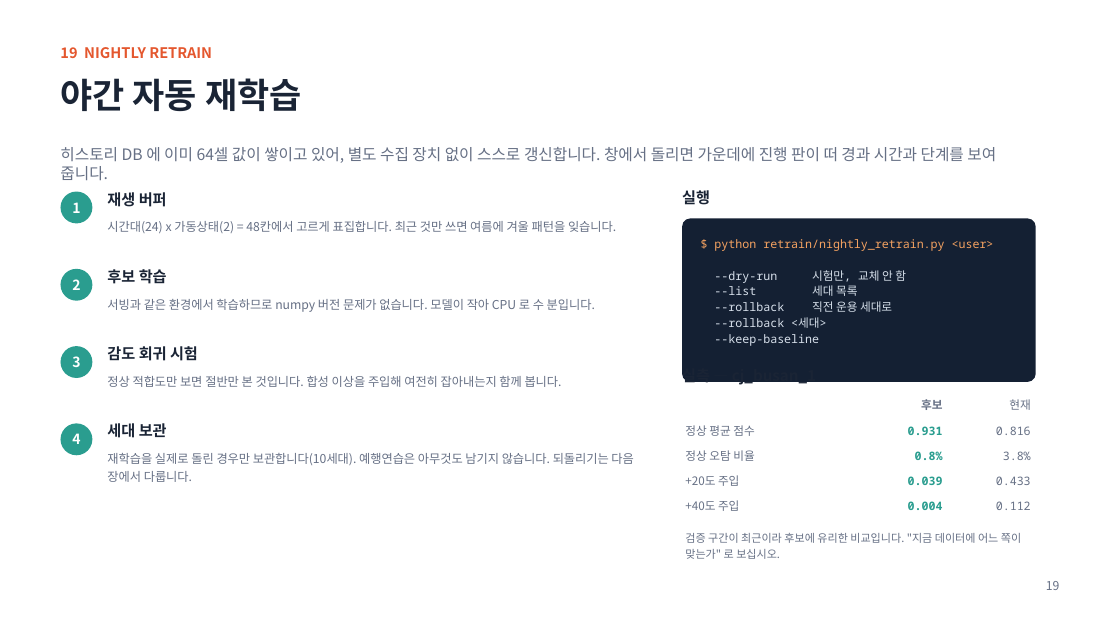
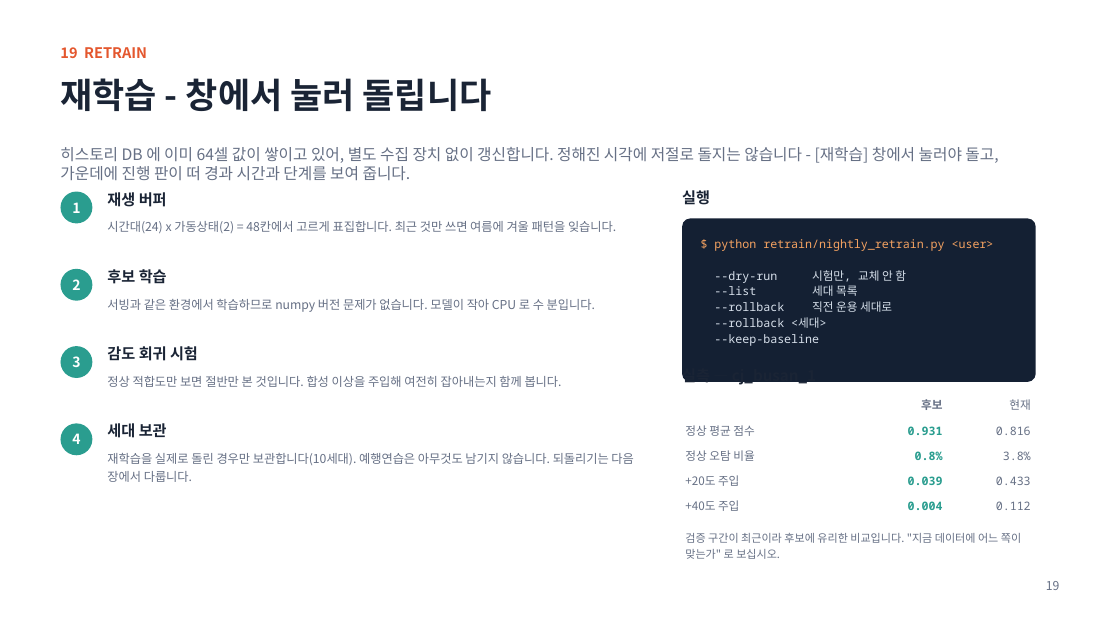
Before and after one commit to oskwon65/MultiModal_FireCam, a slide deck: slide 20 of 멀티모달_화재감지_모니터링_설치매뉴얼.pptx. Drawn at 1120x630 pixels with LibreOffice and Linux fonts; fonts in the diff are those of the drawing. Boxes give left, top, right and bottom in pixels: in the first picture for what was removed or moved away, otherwise in the second. Text is boxed around its words. In the diff, an @@ line names an element or a change of style, - is before the commit and + after.

```diff
--- a/멀티모달_화재감지_모니터링_설치매뉴얼.pptx
+++ b/멀티모달_화재감지_모니터링_설치매뉴얼.pptx
@@ text at bbox=[60, 47, 147, 58]: text changed @@
-19 NIGHTLY RETRAIN
+19 RETRAIN
@@ text at bbox=[60, 78, 492, 111]: text changed @@
-야간 자동 재학습
+재학습 - 창에서 눌러 돌립니다
@@ text at bbox=[60, 147, 998, 180]: text changed @@
-히스토리 DB 에 이미 64셀 값이 쌓이고 있어, 별도 수집 장치 없이 스스로 갱신합니다. 창에서 돌리면 가운데에 진행 판이 떠 경과 시간과 단계를 보여 줍니다.
+히스토리 DB 에 이미 64셀 값이 쌓이고 있어, 별도 수집 장치 없이 갱신합니다. 정해진 시각에 저절로 돌지는 않습니다 - [재학습] 창에서 눌러야 돌고, 가운데에 진행 판이 떠 경과 시간과 단계를 보여 줍니다.
```
Also in this commit, not shown: 11 other slides changed, 1 slide added, 2 other files.
